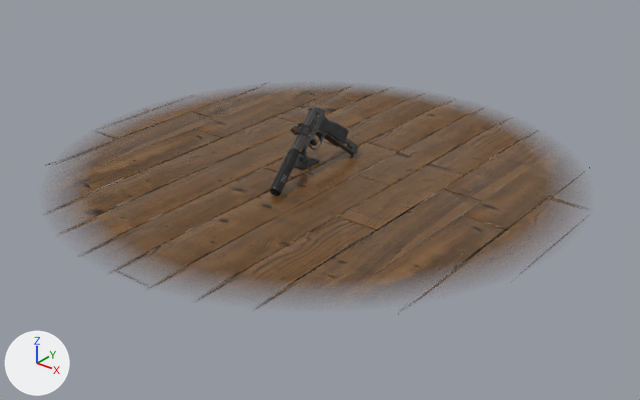
A saved change to the glTF model public/models/makarov-pm.glb.
Rendered twice from a 50 mm camera at (1.237, -1.537, 0.863) aimed at (0.036, -0.035, -0.068). Every picture has the same lights, and +X, +Y and +Z are marked at lower left. The picture after the commit comes second. Where no turn or scale is listed for an object, it has been applied to the vertices.

The scene before the commit, as lines of its bpy script (objects in view):
```python
me_object_0 = bpy.data.meshes.new('Object_0')
me_object_0.from_pydata(...)  # 1414 vertices, 2656 faces; spans x -0.16..0.16, y -0.7..0.7, z -1.0..1.0
me_object_0.materials.append(mat_makarov_material)
me_object_6 = bpy.data.meshes.new('Object_6')
me_object_6.from_pydata(...)  # 672 vertices, 1344 faces; spans x -0.0301..0.0301, y -0.0609..0.0599, z -0.0368..0.0367
me_object_6.materials.append(mat_makarov_attachments_material)
me_object_8 = bpy.data.meshes.new('Object_8')
me_object_8.from_pydata(...)  # 3889 vertices, 7257 faces; spans x -0.68..0.68, y -0.68..0.68, z -0.004..0.004
me_object_8.materials.append(mat_floor)
me_object_9 = bpy.data.meshes.new('Object_9')
me_object_9.from_pydata(...)  # 632 vertices, 1238 faces; spans x -0.0332..0.0332, y -0.0313..0.0313, z -0.036..0.036
me_object_9.materials.append(mat_stand)  # black #1a1a1a
ob_object_16 = bpy.data.objects.new('Object_16', me_object_6)
ob_object_16.location = (0.017, -0.14, 0.037)
ob_object_20 = bpy.data.objects.new('Object_20', me_object_8)
ob_object_20.location = (0.001, 0.001, -0.003)
ob_object_22 = bpy.data.objects.new('Object_22', me_object_9)
ob_object_22.location = (-0.027, -0.012, 0.036)
ob_object_4 = bpy.data.objects.new('Object_4', me_object_0)
ob_object_4.parent = ob_makarov_base_12
ob_object_4.location = (-0.00302, 0.0155, -0.00617)
ob_object_4.scale = (2.46, 2.46, 2.46)
ob_sketchfab_model = bpy.data.objects.new('Sketchfab_model', None)
ob_sketchfab_model.location = (0.0, 0.0, 0.0)
ob_sketchfab_model.rotation_euler = (-1.571, 0.0, 0.0)  # degrees (-90, 0, 0)
# also in view: 'Object_14' at (-0.021, -0.013, 0.092)
```
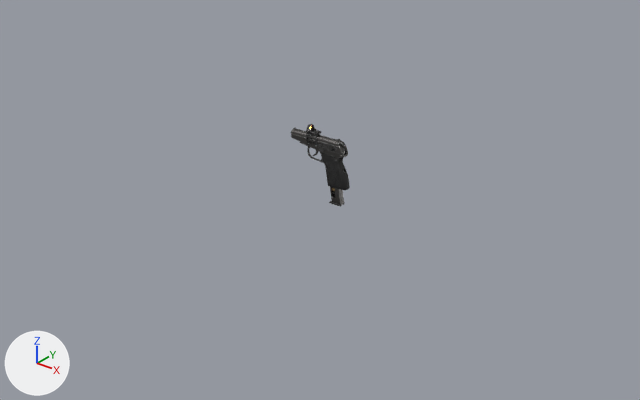
ob_sketchfab_model is not drawn itself; it is the parent of ob_root.

What differs and where, as boxes (x1, y1, x2, y2) in the pictures (640 x 400 px):
'Object_20', deleted (brown)
    before: (46, 82, 570, 311)
'Object_4', moved
    before: (304, 110, 349, 150)
    after: (299, 142, 350, 190)
'Object_14', moved
    before: (291, 107, 323, 154)
    after: (291, 128, 348, 155)
'Object_16', deleted
    before: (270, 149, 299, 196)
'Object_10', moved (mostly hidden)
    before: (339, 138, 360, 158)
    after: (329, 187, 345, 206)
'Object_12', moved
    before: (291, 122, 314, 138)
    after: (306, 124, 321, 147)
'Object_22', deleted
    before: (294, 139, 319, 170)
'Object_8', moved (not visible before)
    after: (340, 142, 345, 153)
'Object_18', moved
    before: (312, 135, 317, 146)
    after: (313, 150, 318, 156)

The change, as a list of edits to the scene's bpy script:
```text
Change ob_sketchfab_model:
    add ob_sketchfab_model.parent = ob_fix_rotation_005
Remove ob_object_16:
    ob_object_16 = bpy.data.objects.new('Object_16', me_object_6)
    ob_object_16.location = (0.017, -0.14, 0.037)
Remove ob_object_20:
    ob_object_20 = bpy.data.objects.new('Object_20', me_object_8)
    ob_object_20.location = (0.001, 0.001, -0.003)
Remove ob_object_22:
    ob_object_22 = bpy.data.objects.new('Object_22', me_object_9)
    ob_object_22.location = (-0.027, -0.012, 0.036)
Add ob_fix_rotation_005:
    ob_fix_rotation_005 = bpy.data.objects.new('fix-rotation.005', None)
    ob_fix_rotation_005.parent = ob_fix_rotation_004
    ob_fix_rotation_005.location = (0.0, 0.0, 0.0)
    ob_fix_rotation_005.rotation_euler = (0.0, 0.0, -1.353)  # degrees (0, 0, -78)
Add ob_fix_rotation_004:
    ob_fix_rotation_004 = bpy.data.objects.new('fix-rotation.004', None)
    ob_fix_rotation_004.parent = ob_fix_rotation_003
    ob_fix_rotation_004.location = (0.0, 0.0, 0.0)
    ob_fix_rotation_004.rotation_euler = (0.585, 0.0, 0.0)  # degrees (34, 0, 0)
Add ob_fix_rotation_003:
    ob_fix_rotation_003 = bpy.data.objects.new('fix-rotation.003', None)
    ob_fix_rotation_003.parent = ob_fix_rotation_002
    ob_fix_rotation_003.location = (0.0, 0.0, 0.0)
    ob_fix_rotation_003.rotation_euler = (0.0, 0.0, -0.175)  # degrees (0, 0, -10)
Add ob_fix_rotation_002:
    ob_fix_rotation_002 = bpy.data.objects.new('fix-rotation.002', None)
    ob_fix_rotation_002.parent = ob_fix_rotation_001
    ob_fix_rotation_002.location = (0.0, 0.0, 0.0)
    ob_fix_rotation_002.rotation_euler = (0.0262, 0.0, 0.0)  # degrees (1.5, 0, 0)
Add ob_fix_rotation_001:
    ob_fix_rotation_001 = bpy.data.objects.new('fix-rotation.001', None)
    ob_fix_rotation_001.parent = ob_fix_rotation
    ob_fix_rotation_001.location = (0.0, 0.0, 0.0)
    ob_fix_rotation_001.rotation_euler = (0.0, -0.249, 0.0)  # degrees (0, -14, 0)
Add ob_fix_rotation:
    ob_fix_rotation = bpy.data.objects.new('fix-rotation', None)
    ob_fix_rotation.location = (0.0, 0.0, 0.0)
    ob_fix_rotation.rotation_euler = (0.0, 0.873, 0.0)  # degrees (0, 50, 0)
```
